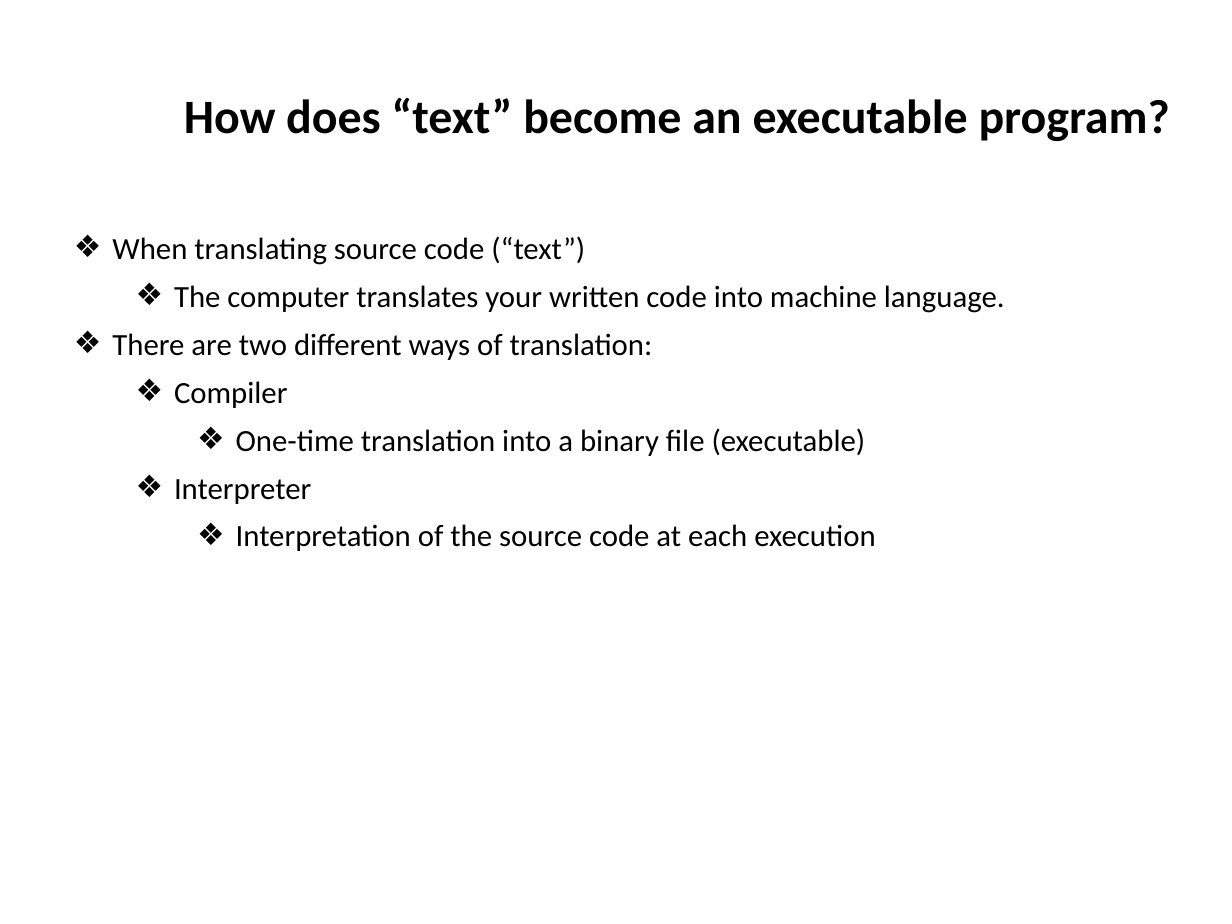
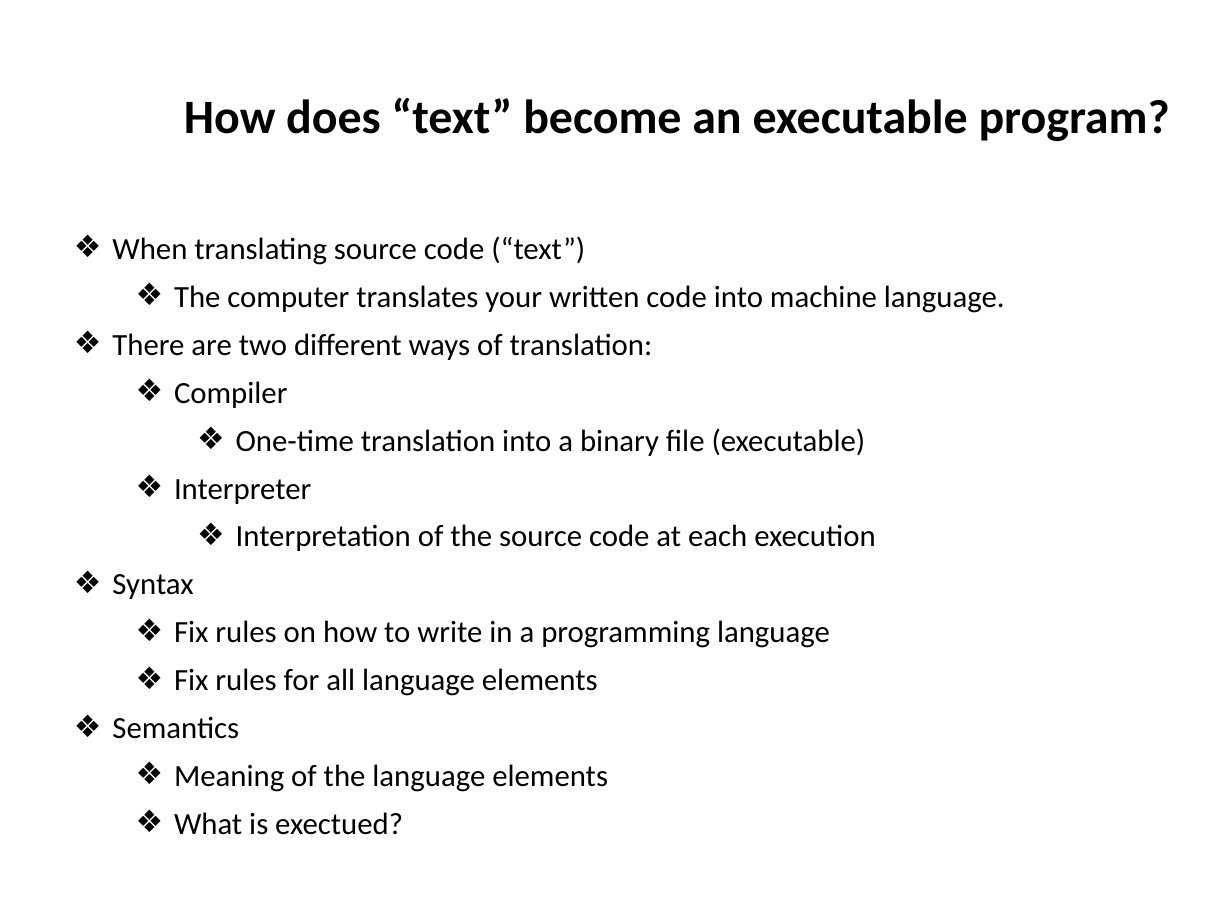
Before and after one commit to ifromm/fcsp, a slide deck: slide 4 of Slides/unit_4_prog_1.pptx. Drawn at 1232x924 pixels with LibreOffice and Linux fonts; fonts in the diff are those of the drawing; background and template pictures are left out. Boxes give left, top, right and bottom in pixels: in the first picture for what was removed or moved away, otherwise in the second. Text is boxed around its words. In the diff, an @@ line names an element or a change of style, - is before the commit and + after.

```diff
--- a/Slides/unit_4_prog_1.pptx
+++ b/Slides/unit_4_prog_1.pptx
@@ text at box(112, 574, 830, 835): paragraphs added @@
+❖ Syntax
+  ❖ Fix rules on how to write in a programming language
+  ❖ Fix rules for all language elements
+❖ Semantics
+  ❖ Meaning of the language elements
+  ❖ What is exectued?
```
Also in this commit, not shown: 24 other slides changed, 49 slides removed.
